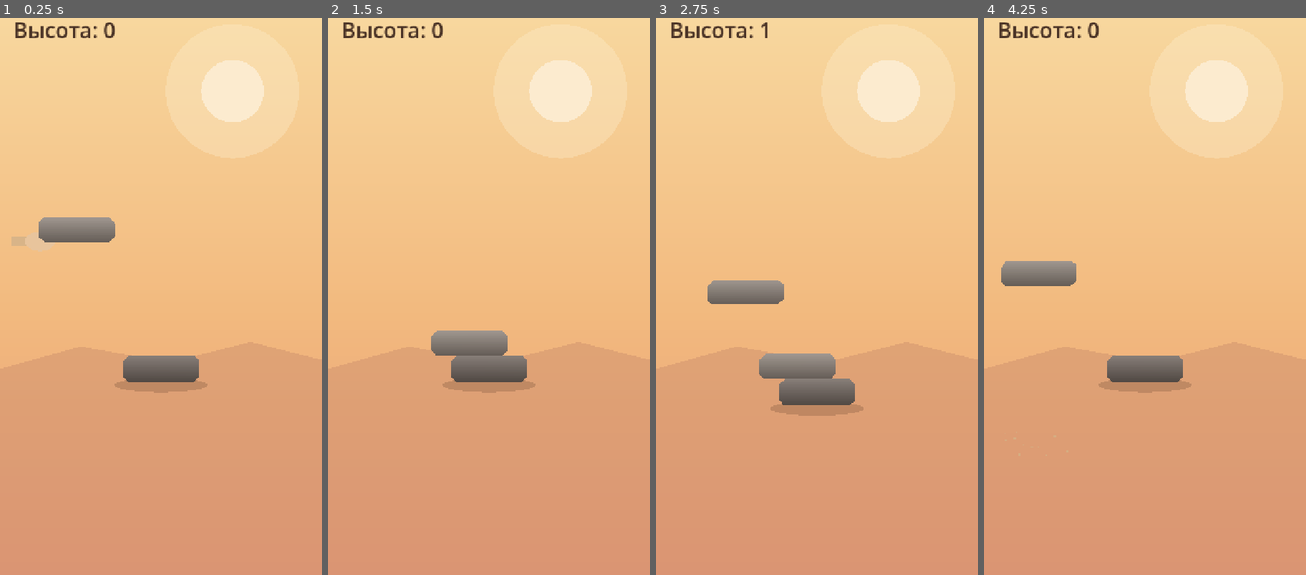
Above: before the commit, frames 1-4 (left to right).
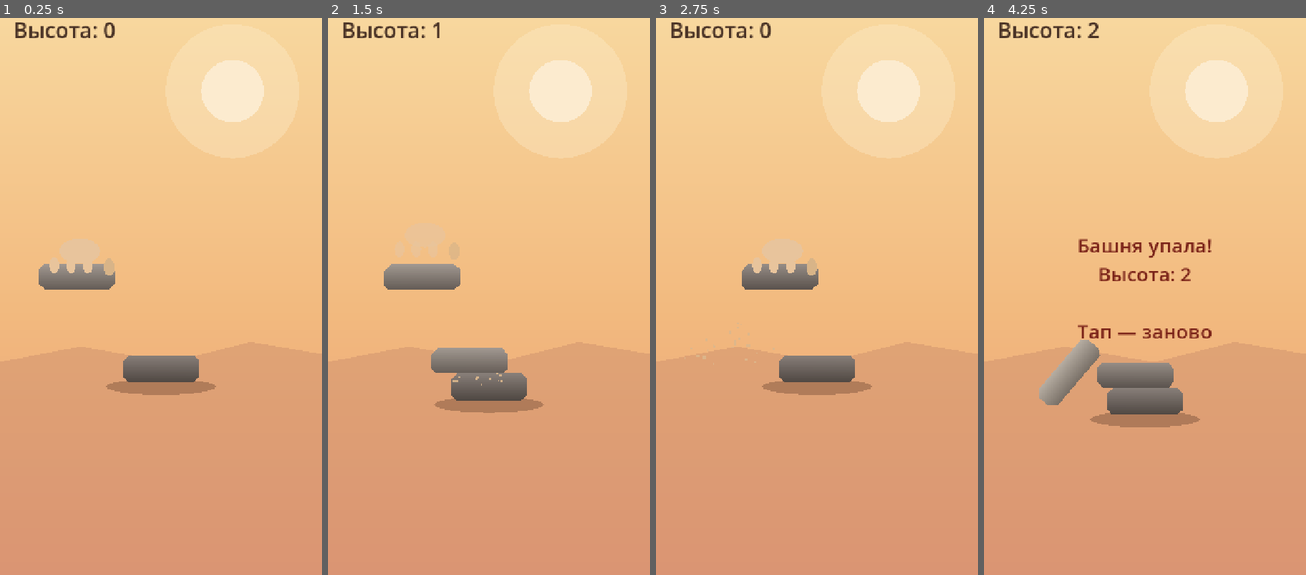
Above: after the commit, the same moments.

Repository: Babaika8/balance-tower
Game: Godot game, scene res://main.tscn
Two runs of this game, one before a commit and one after it. Both use one fixed random seed, a clock stepped at 60 frames per second and the inputs below.
Inputs (mouse positions are in pixels of both pictures, inside the frame that each line leads up to):
- Up to frame 1 (0.25 s): no input
- Up to frame 2 (1.5 s): tap Enter at 0.5 s; move the mouse to (559, 257) at 0.52 s; click (559, 257) at 0.67 s; tap Space at 0.77 s; move the mouse to (424, 318) at 1.27 s; click (424, 318) at 1.42 s
- Up to frame 3 (2.75 s): tap Space at 1.52 s; move the mouse to (849, 162) at 2.02 s; click (849, 162) at 2.17 s
- Up to frame 4 (4.25 s): move the mouse to (1128, 402) at 2.77 s; click (1128, 402) at 2.92 s; tap Space at 3.02, 3.77 s; move the mouse to (1241, 374) at 3.52 s; click (1241, 374) at 3.67 s

The runs differ from the first frame. In frame 1, 2.4% of the frame differs, in the area x 3-68%, y 35-68%; in frame 2, 4.4%; in frame 3, 4.2%; in frame 4, 6.5%, in the area x 5-71%, y 0-74%.

Commit message:
Hand-on-top + release anim, instant next stone on contact, louder dust/shadow, screen-size adaptation
Co-Authored-By: Claude Opus 4.8 <noreply@anthropic.com>

Diff:
--- a/game.gd
+++ b/game.gd
@@ -1,19 +1,21 @@
 extends Node2D
 
 # Balance Tower — игровое ядро (тема "Камни", стилизация "тёплый рассвет").
-# Носитель-рука возит камень, по тапу роняет его на башню. Настоящая физика:
-# кривая укладка кренит башню, сильный перекос её роняет.
-
-const SCREEN_W := 720.0
-const SCREEN_H := 1280.0
+# Рука держит камень сверху и по тапу отпускает его на башню. Настоящая физика:
+# кривая укладка кренит башню, сильный перекос её роняет. Следующий камень
+# появляется сразу при касании — не ждём, пока башня перестанет качаться.
+
 const STONE_SIZE := Vector2(170, 56)
-const CARRIER_GAP := 280.0      # на сколько выше вершины висит носитель
-const MARGIN := 90.0            # границы движения носителя по горизонтали
-const CARRIER_SPEED := 330.0    # скорость носителя, px/сек
-const SETTLE_SPEED := 18.0      # ниже этой скорости камень считается улёгшимся
-const SETTLE_HOLD := 0.4        # сколько секунд держать низкую скорость
-const MISS_LIMIT := 220.0       # текущий камень упал ниже вершины => промах
-const COLLAPSE_DROP := 140.0    # уложенный камень сполз вниз => башня рушится
+const CARRIER_GAP := 175.0      # на сколько выше вершины висит рука с камнем
+const MARGIN := 90.0            # отступ движения руки от краёв базовой ширины
+const CARRIER_SPEED := 330.0    # скорость руки, px/сек
+const DROP_PUSH := 260.0        # начальный толчок камня вниз (снаппи бросок)
+const MISS_LIMIT := 230.0       # летящий камень провалился ниже вершины => промах
+const COLLAPSE_DROP := 150.0    # уложенный камень просел => башня рушится
+const COLLAPSE_ANGLE := 0.85    # уложенный камень накренился (~49°) => рушится
+
+const BASE_W := 720.0
+const BASE_H := 1280.0
 
 enum State { WAITING, DROPPING, GAME_OVER }
 
@@ -21,13 +23,12 @@
 var score: int = 0
 var top_y: float = 0.0          # y верхней грани башни (меньше = выше)
 var ground_top_y: float = 0.0   # вершина постамента, для рестарта
-var base_x: float = SCREEN_W / 2.0
+var base_x: float = BASE_W / 2.0
 
 var carrier: Node2D = null
 var carrier_dir: float = 1.0
 var current_stone: RigidBody2D = null
 var stones: Array[RigidBody2D] = []
-var settle_timer: float = 0.0
 
 var camera: Camera2D
 var score_label: Label
@@ -53,22 +54,19 @@
 
 	var g := Gradient.new()
 	g.offsets = PackedFloat32Array([0.0, 0.55, 1.0])
-	g.colors = PackedColorArray([
-		Color("F8D9A0"), Color("F2B97E"), Color("E89B79"),
-	])
+	g.colors = PackedColorArray([Color("F8D9A0"), Color("F2B97E"), Color("E89B79")])
 	var tex := GradientTexture2D.new()
 	tex.gradient = g
 	tex.fill_from = Vector2(0, 0)
 	tex.fill_to = Vector2(0, 1)
-	tex.width = int(SCREEN_W)
-	tex.height = int(SCREEN_H)
+	tex.width = int(BASE_W)
+	tex.height = int(BASE_H)
 	var sky := TextureRect.new()
 	sky.texture = tex
-	sky.position = Vector2.ZERO
-	sky.size = Vector2(SCREEN_W, SCREEN_H)
+	sky.stretch_mode = TextureRect.STRETCH_SCALE
+	sky.set_anchors_and_offsets_preset(Control.PRESET_FULL_RECT)
 	layer.add_child(sky)
 
-	# Солнце с мягким ореолом.
 	var halo := Polygon2D.new()
 	halo.polygon = _circle_polygon(150.0, 28)
 	halo.color = Color(0.99, 0.93, 0.81, 0.35)
@@ -80,12 +78,11 @@
 	sun.position = Vector2(520, 200)
 	layer.add_child(sun)
 
-	# Дальние холмы.
 	var hills := Polygon2D.new()
 	hills.polygon = PackedVector2Array([
-		Vector2(0, 820), Vector2(180, 770), Vector2(380, 805),
-		Vector2(560, 760), Vector2(SCREEN_W, 800),
-		Vector2(SCREEN_W, SCREEN_H), Vector2(0, SCREEN_H),
+		Vector2(-80, 820), Vector2(180, 770), Vector2(380, 805),
+		Vector2(560, 760), Vector2(BASE_W + 80, 800),
+		Vector2(BASE_W + 80, BASE_H + 80), Vector2(-80, BASE_H + 80),
 	])
 	hills.color = Color(0.79, 0.55, 0.42, 0.45)
 	layer.add_child(hills)
@@ -105,9 +102,9 @@
 	score_label.add_theme_color_override("font_color", Color("4A3326"))
 	layer.add_child(score_label)
 	msg_label = Label.new()
-	msg_label.position = Vector2(0, 460)
-	msg_label.size = Vector2(SCREEN_W, 300)
+	msg_label.set_anchors_and_offsets_preset(Control.PRESET_FULL_RECT)
 	msg_label.horizontal_alignment = HORIZONTAL_ALIGNMENT_CENTER
+	msg_label.vertical_alignment = VERTICAL_ALIGNMENT_CENTER
 	msg_label.add_theme_font_size_override("font_size", 44)
 	msg_label.add_theme_color_override("font_color", Color("7A2218"))
 	msg_label.visible = false
@@ -123,13 +120,12 @@
 	rect.size = Vector2(STONE_SIZE.x, 60.0)
 	shape.shape = rect
 	ped.add_child(shape)
-	# Тень под башней (в мире, у земли).
 	var shadow := Polygon2D.new()
-	shadow.polygon = _ellipse_polygon(STONE_SIZE.x * 0.62, 16.0, 24)
-	shadow.color = Color(0.32, 0.2, 0.14, 0.22)
-	shadow.position = Vector2(0, 36)
+	shadow.polygon = _ellipse_polygon(STONE_SIZE.x * 0.72, 18.0, 24)
+	shadow.color = Color(0.3, 0.18, 0.12, 0.32)
+	shadow.position = Vector2(0, 40)
 	ped.add_child(shadow)
-	_add_rock_visual(ped, Vector2(STONE_SIZE.x, 60.0), Color("6E635C"))
+	ped.add_child(_make_rock(Vector2(STONE_SIZE.x, 60.0), Color("6E635C")))
 	add_child(ped)
 	ground_top_y = pedestal_y - 30.0
 	top_y = ground_top_y
@@ -138,17 +134,17 @@
 	dust = CPUParticles2D.new()
 	dust.emitting = false
 	dust.one_shot = true
-	dust.explosiveness = 0.9
-	dust.amount = 16
-	dust.lifetime = 0.7
+	dust.explosiveness = 1.0
+	dust.amount = 24
+	dust.lifetime = 0.8
 	dust.direction = Vector2(0, -1)
-	dust.spread = 75.0
-	dust.initial_velocity_min = 40.0
-	dust.initial_velocity_max = 130.0
-	dust.gravity = Vector2(0, 320)
-	dust.scale_amount_min = 2.0
-	dust.scale_amount_max = 4.5
-	dust.color = Color(0.83, 0.69, 0.52, 0.85)
+	dust.spread = 80.0
+	dust.initial_velocity_min = 60.0
+	dust.initial_velocity_max = 190.0
+	dust.gravity = Vector2(0, 340)
+	dust.scale_amount_min = 3.0
+	dust.scale_amount_max = 7.0
+	dust.color = Color(0.86, 0.72, 0.55, 0.9)
 	add_child(dust)
 
 # ---------- Игровой цикл ----------
@@ -158,8 +154,10 @@
 	carrier.position = Vector2(MARGIN, top_y - CARRIER_GAP)
 	var color := _stone_color()
 	carrier.set_meta("stone_color", color)
-	_add_hand(carrier, STONE_SIZE)
-	_add_rock_visual(carrier, STONE_SIZE, color)
+	var rock := _make_rock(STONE_SIZE, color)
+	carrier.add_child(rock)
+	carrier.set_meta("rock_node", rock)
+	_add_hand_top(carrier, STONE_SIZE)
 	add_child(carrier)
 	carrier_dir = 1.0
 	state = State.WAITING
@@ -167,8 +165,8 @@
 func _process(delta: float) -> void:
 	if state == State.WAITING and carrier:
 		var x := carrier.position.x + carrier_dir * CARRIER_SPEED * delta
-		if x > SCREEN_W - MARGIN:
-			x = SCREEN_W - MARGIN
+		if x > BASE_W - MARGIN:
+			x = BASE_W - MARGIN
 			carrier_dir = -1.0
 		elif x < MARGIN:
 			x = MARGIN
@@ -178,25 +176,25 @@
 		var target_y := top_y - 150.0
 		camera.position.y = lerp(camera.position.y, target_y, clamp(delta * 3.0, 0.0, 1.0))
 
-func _physics_process(delta: float) -> void:
+func _physics_process(_delta: float) -> void:
 	if state == State.GAME_OVER:
 		return
+	# Промах: летящий камень провалился мимо башни.
+	if is_instance_valid(current_stone) and not current_stone.get_meta("placed", false):
+		if current_stone.global_position.y > top_y + MISS_LIMIT:
+			_game_over(current_stone.global_position)
+			return
+	# Обвал: уложенный камень накренился или сильно просел.
 	for s in stones:
-		if not is_instance_valid(s) or s == current_stone:
+		if not is_instance_valid(s) or not s.get_meta("placed", false):
 			continue
-		if s.has_meta("rest_y") and s.global_position.y > float(s.get_meta("rest_y")) + COLLAPSE_DROP:
-			_game_over()
+		var miny: float = s.get_meta("min_y")
+		if s.global_position.y < miny:
+			s.set_meta("min_y", s.global_position.y)
+			miny = s.global_position.y
+		if absf(s.rotation) > COLLAPSE_ANGLE or s.global_position.y > miny + COLLAPSE_DROP:
+			_game_over(s.global_position)
 			return
-	if state == State.DROPPING and is_instance_valid(current_stone):
-		if current_stone.global_position.y > top_y + MISS_LIMIT:
-			_game_over()
-			return
-		if current_stone.linear_velocity.length() < SETTLE_SPEED:
-			settle_timer += delta
-			if settle_timer > SETTLE_HOLD:
-				_on_settled()
-		else:
-			settle_timer = 0.0
 
 func _unhandled_input(event: InputEvent) -> void:
 	var act := false
@@ -208,21 +206,29 @@
 		act = true
 	if not act:
 		return
-	if state == State.WAITING:
+	if state == State.WAITING and carrier:
 		_drop()
 	elif state == State.GAME_OVER:
 		_restart()
 
 func _drop() -> void:
 	var color: Color = carrier.get_meta("stone_color")
+	var drop_pos: Vector2 = carrier.position
+	_animate_release(carrier)
+	carrier = null
+	state = State.DROPPING
+
 	var stone := RigidBody2D.new()
-	stone.position = carrier.position
+	stone.position = drop_pos
+	stone.linear_velocity = Vector2(0, DROP_PUSH)
+	stone.contact_monitor = true
+	stone.max_contacts_reported = 4
 	var shape := CollisionShape2D.new()
 	var rect := RectangleShape2D.new()
 	rect.size = STONE_SIZE
 	shape.shape = rect
 	stone.add_child(shape)
-	_add_rock_visual(stone, STONE_SIZE, color)
+	stone.add_child(_make_rock(STONE_SIZE, color))
 	var mat := PhysicsMaterial.new()
 	mat.friction = 0.9
 	mat.bounce = 0.0
@@ -230,30 +236,36 @@
 	stone.mass = 1.0
 	stone.linear_damp = 0.3
 	stone.angular_damp = 0.4
+	stone.set_meta("placed", false)
+	stone.body_entered.connect(_on_stone_contact.bind(stone))
 	add_child(stone)
 	stones.append(stone)
 	current_stone = stone
-	carrier.queue_free()
-	carrier = null
-	state = State.DROPPING
-	settle_timer = 0.0
-
-func _on_settled() -> void:
-	var st := current_stone
-	st.set_meta("rest_y", st.global_position.y)
-	_puff(Vector2(st.global_position.x, st.global_position.y + STONE_SIZE.y / 2.0))
-	var new_top := st.global_position.y - STONE_SIZE.y / 2.0
+
+func _on_stone_contact(_body: Node, stone: RigidBody2D) -> void:
+	if state == State.GAME_OVER:
+		return
+	if stone.get_meta("placed", false):
+		return
+	stone.set_meta("placed", true)
+	stone.set_meta("min_y", stone.global_position.y)
+	var new_top := stone.global_position.y - STONE_SIZE.y / 2.0
 	if new_top < top_y:
 		top_y = new_top
 	score += 1
 	_update_score()
-	current_stone = null
+	_puff(Vector2(stone.global_position.x, stone.global_position.y + STONE_SIZE.y / 2.0))
+	if stone == current_stone:
+		current_stone = null
+	# Рука появляется сразу — даже пока башня ещё качается.
 	_spawn_carrier()
 
-func _game_over() -> void:
+func _game_over(at: Vector2) -> void:
 	state = State.GAME_OVER
-	if is_instance_valid(current_stone):
-		_puff(current_stone.global_position)
+	_puff(at)
+	if carrier:
+		carrier.queue_free()
+		carrier = null
 	msg_label.text = "Башня упала!\nВысота: %d\n\nТап — заново" % score
 	msg_label.visible = true
 
@@ -281,9 +293,20 @@
 	dust.restart()
 	dust.emitting = true
 
+func _animate_release(c: Node2D) -> void:
+	var rock = c.get_meta("rock_node")
+	if is_instance_valid(rock):
+		rock.queue_free()
+	var tw := create_tween()
+	tw.set_parallel(true)
+	tw.tween_property(c, "position:y", c.position.y - 70.0, 0.22)
+	tw.tween_property(c, "modulate:a", 0.0, 0.22)
+	tw.set_parallel(false)
+	tw.tween_callback(c.queue_free)
+
 # ---------- Рисование (заглушки векторной графикой) ----------
 
-func _add_rock_visual(parent: Node, size: Vector2, base: Color) -> void:
+func _make_rock(size: Vector2, base: Color) -> Polygon2D:
 	var poly := _rock_polygon(size)
 	var p := Polygon2D.new()
 	p.polygon = poly
@@ -294,27 +317,37 @@
 		var t: float = clamp(v.y / size.y + 0.5, 0.0, 1.0)
 		cols.append(top.lerp(bot, t))
 	p.vertex_colors = cols
-	parent.add_child(p)
-
-func _add_hand(parent: Node, size: Vector2) -> void:
+	return p
+
+func _add_hand_top(parent: Node, size: Vector2) -> void:
 	var skin := Color("E8C49C")
 	var skin_d := Color("D8B488")
-	var wrist := Polygon2D.new()
-	wrist.polygon = _rect_polygon(Vector2(54, 20))
-	wrist.color = skin_d
-	wrist.position = Vector2(-size.x * 0.5 - 36, size.y * 0.45)
-	parent.add_child(wrist)
-	var palm := Polygon2D.new()
-	palm.polygon = _ellipse_polygon(34, 22, 18)
-	palm.color = skin
-	palm.position = Vector2(-size.x * 0.5 + 2, size.y * 0.45)
-	parent.add_child(palm)
+	var hh := size.y / 2.0
+	# Тыльная сторона ладони над камнем.
+	var back := Polygon2D.new()
+	back.polygon = _ellipse_polygon(46, 28, 20)
+	back.color = skin
+	back.position = Vector2(6, -hh - 30)
+	parent.add_child(back)
+	# Большой палец справа.
+	var thumb := Polygon2D.new()
+	thumb.polygon = _ellipse_polygon(12, 20, 14)
+	thumb.color = skin_d
+	thumb.position = Vector2(size.x * 0.42, -hh + 6)
+	parent.add_child(thumb)
+	# Пальцы, обхватывающие камень сверху.
+	for x in [-size.x * 0.30, -size.x * 0.08, size.x * 0.14]:
+		var f := Polygon2D.new()
+		f.polygon = _ellipse_polygon(11, 18, 14)
+		f.color = skin
+		f.position = Vector2(x, -hh + 2)
+		parent.add_child(f)
 
 func _rock_polygon(size: Vector2) -> PackedVector2Array:
 	var hw := size.x / 2.0
 	var hh := size.y / 2.0
-	var c := minf(hw, hh) * 0.45    # срез углов под валун
-	var j := minf(hw, hh) * 0.12    # лёгкая неровность
+	var c := minf(hw, hh) * 0.45
+	var j := minf(hw, hh) * 0.12
 	return PackedVector2Array([
 		Vector2(-hw + c + randf_range(-j, j), -hh),
 		Vector2(hw - c + randf_range(-j, j), -hh),
@@ -341,17 +374,5 @@
 	return pts
 
 func _stone_color() -> Color:
-	var tones := [
-		Color("9A8F86"), Color("8C8178"), Color("A79B8E"), Color("7E736B"),
-	]
+	var tones := [Color("9A8F86"), Color("8C8178"), Color("A79B8E"), Color("7E736B")]
 	return tones[randi() % tones.size()]
-
-func _rect_polygon(size: Vector2) -> PackedVector2Array:
-	var hw := size.x / 2.0
-	var hh := size.y / 2.0
-	return PackedVector2Array([
-		Vector2(-hw, -hh),
-		Vector2(hw, -hh),
-		Vector2(hw, hh),
-		Vector2(-hw, hh),
-	])
--- a/project.godot
+++ b/project.godot
@@ -1,11 +1,3 @@
-; Engine configuration file.
-; It's best edited using the editor UI and not directly,
-; since the parameters that go here are not all obvious.
-;
-; Format:
-;   [section] ; section goes between []
-;   param=value ; assign values to parameters
-
 config_version=5
 
 [application]
@@ -19,6 +11,7 @@
 window/size/viewport_width=720
 window/size/viewport_height=1280
 window/stretch/mode="canvas_items"
+window/stretch/aspect="expand"
 
 [rendering]
 
